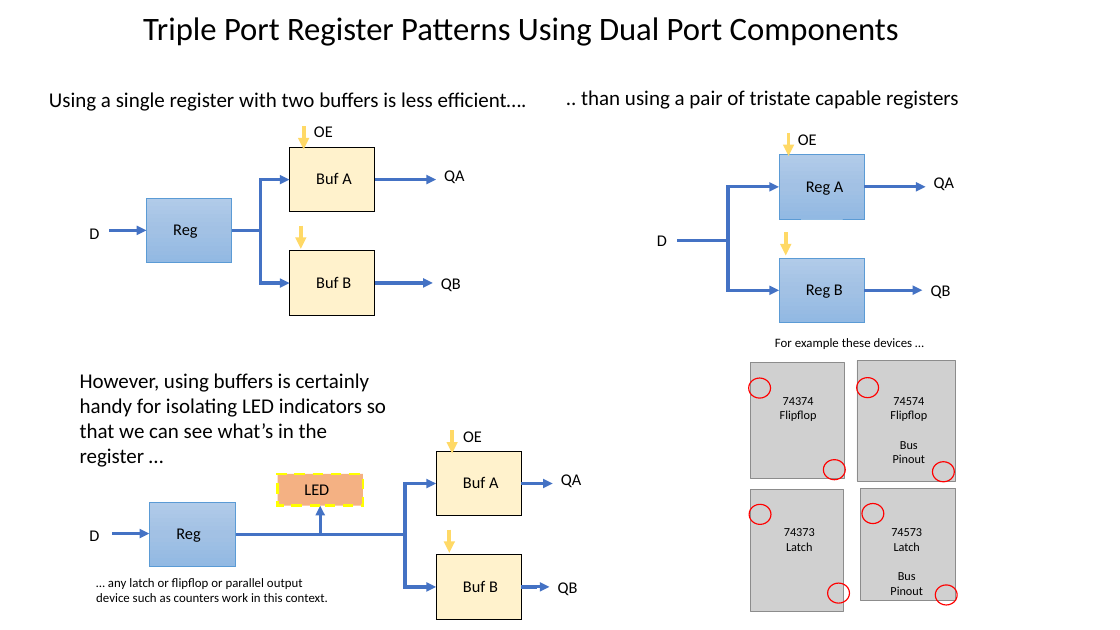
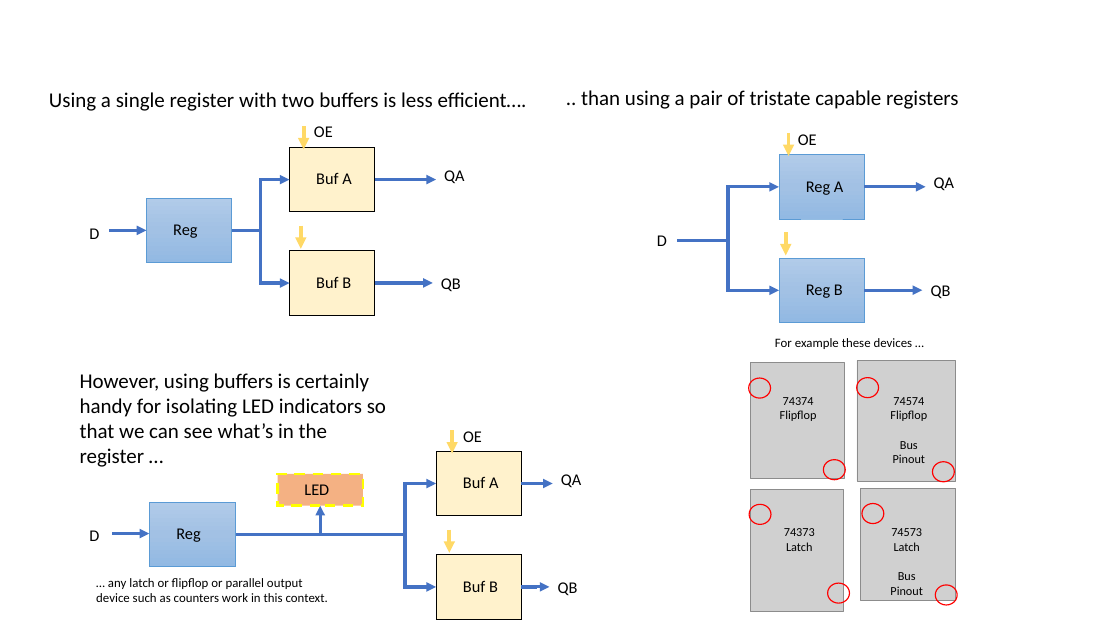
Before and after one commit to Johnlon/spam-1, a slide deck: slide 13 of docs/Components.pptx. Drawn at 1120x630 pixels with LibreOffice and Linux fonts; fonts in the diff are those of the drawing; grey boxes stand for pictures. Boxes give left, top, right and bottom in pixels: in the first picture for what was removed or moved away, otherwise in the second. Text is boxed around its words. In the diff, an @@ line names an element or a change of style, - is before the commit and + after.

Commit message:
wrote up the register file

```diff
--- a/docs/Components.pptx
+++ b/docs/Components.pptx
@@ text removed at [143,17,899,46] @@
-Triple Port Register Patterns Using Dual Port Components
```
Also in this commit, not shown: 3 other slides changed, 1 slide added, 1 slide removed, 13 other files.
